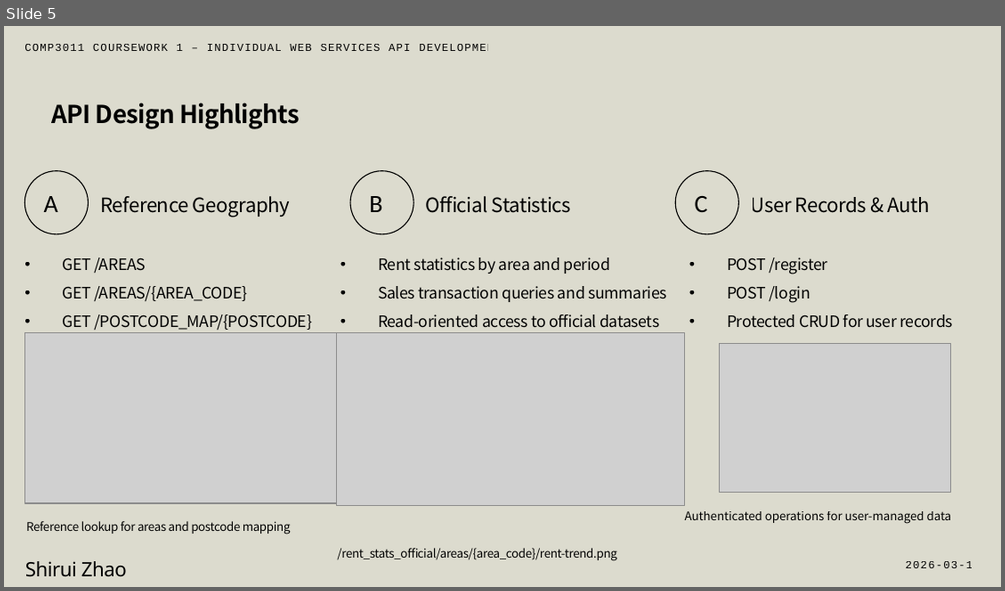
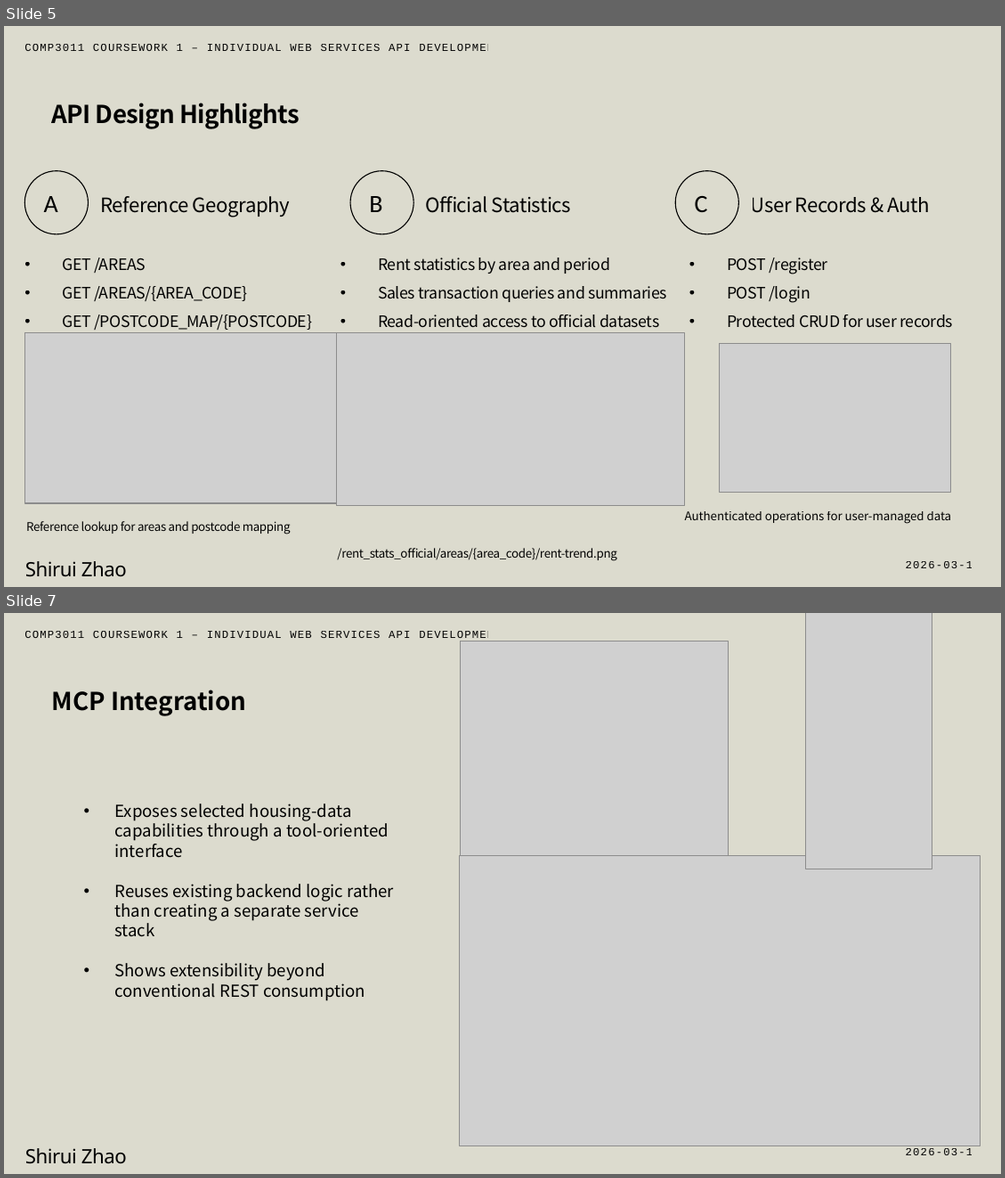
Before and after one commit to SHIRUIZHAOIILLiil/housing-api, a slide deck: docs/Housing-API.pptx. Shown one above the other, each under a label of ours: slide 5 before the commit, slides 5 and 7 after it; the slides between them are not shown. The pictures are 1005x591 and 1005x1178 pixels, drawn with LibreOffice and Linux fonts; fonts in the diff are those of the drawing; grey boxes stand for pictures. Boxes give left, top, right and bottom in pixels: in the first picture for what was removed or moved away, otherwise in the second. Text is boxed around its words. In the diff, an @@ line names an element or a change of style, - is before the commit and + after.

```diff
--- a/docs/Housing-API.pptx
+++ b/docs/Housing-API.pptx
@@ slide 7 added at [4,613,1001,1174], background #DCDBCE @@
@@ text added at [24,631,561,642], 7.8 pt, text #000000 @@
+COMP3011 COURSEWORK 1 – INDIVIDUAL WEB SERVICES API DEVELOPMENT PROJECT
@@ picture added at [805,613,932,869] @@
@@ picture added at [461,641,728,855] @@
@@ text added at [52,690,246,716], 17.8 pt, text #000000, bold @@
+MCP Integration
@@ text added at [115,803,394,1001], 12 pt, text #000000 @@
+• Exposes selected housing-data capabilities through a tool-oriented interface
+• Reuses existing backend logic rather than creating a separate service stack
+• Shows extensibility beyond conventional REST consumption
@@ picture added at [460,855,979,1145] @@
@@ text added at [25,1148,127,1164], 14.2 pt, text #000000 @@
+Shirui Zhao
@@ text added at [906,1148,980,1155], 7.8 pt, text #000000 @@
+2026-03-12
```
Also in this commit, not shown: 4 slides changed, 1 other slide added, 3 other files.
